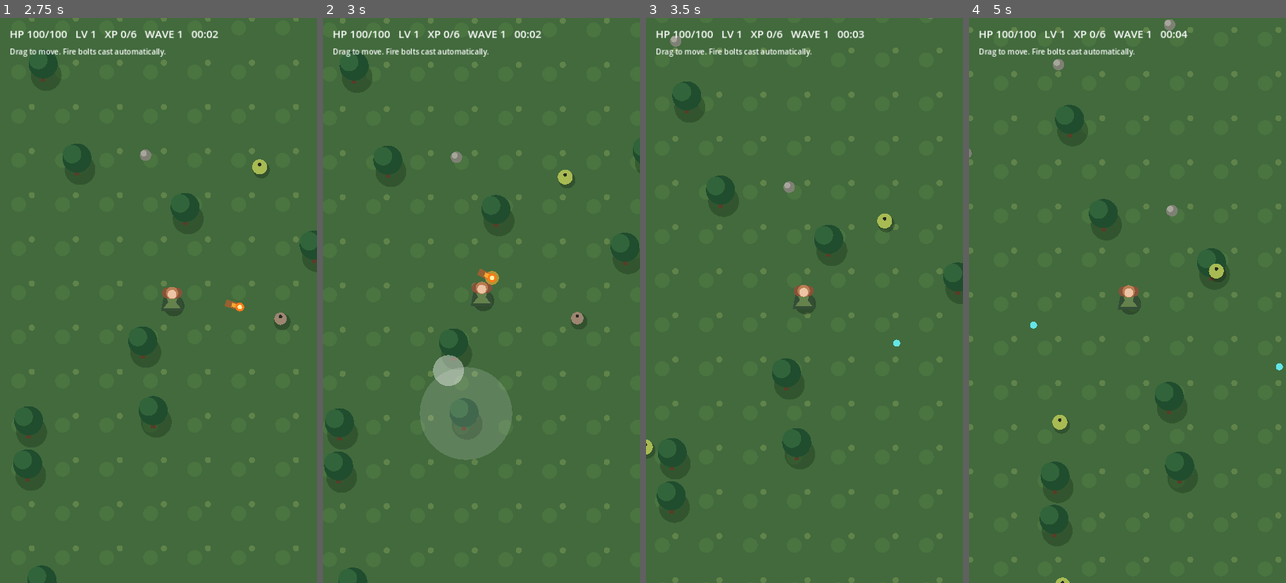
Above: before the commit, frames 1-4 (left to right).
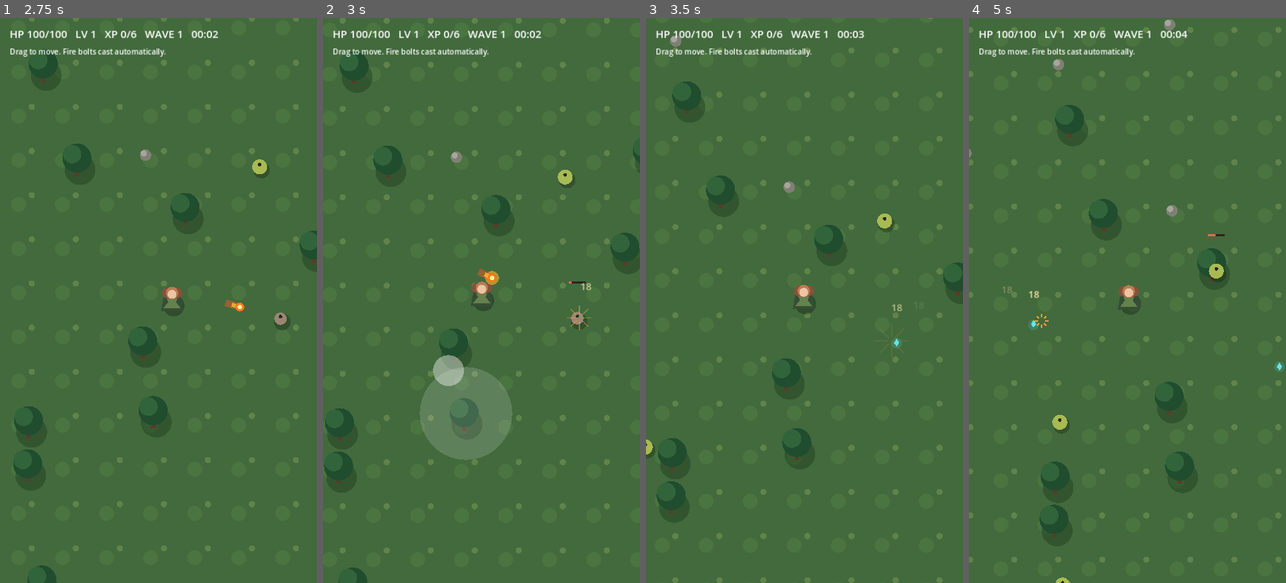
Above: after the commit, the same moments.

Repository: cosmerearchives-creator/dnd-adventurers
Game: Godot game, scene res://scenes/wilderness.tscn
Same seed, same stepped clock (60 frames per second), same inputs: the game is played once before the commit and once after it.
Inputs (mouse positions are in pixels of both pictures, inside the frame that each line leads up to):
- Up to frame 1 (2.75 s): move the mouse to (228, 272) at 0.52 s; hold Right (ui_right) 0.53-1.25 s; click (228, 272) at 0.67 s; drag from (95, 328) to (142, 413) at 1.27 s; move the mouse to (190, 176) at 2.02 s; hold Right (ui_right) from 2.03 s (still down)
- Up to frame 2 (3 s): release Right (ui_right) at 2.75 s; drag from (465, 413) to (386, 215) at 2.77 s
- Up to frame 3 (3.5 s): no input
- Up to frame 4 (5 s): move the mouse to (1222, 385) at 3.52 s; hold Left (ui_left) 3.53-4.25 s; drag from (1032, 215) to (1079, 159) at 4.27 s

Frame 1 is identical in both runs. In frame 2, less than 0.1% of the frame differs, in the area x 76-85%, y 46-56%; in frame 3, less than 0.1%; in frame 4, 0.2%, in the area x 10-100%, y 38-63%.

Commit message:
Add crowd separation, actor depth sorting and combat feedback

Diff:
--- a/game/scripts/wilderness.gd
+++ b/game/scripts/wilderness.gd
@@ -37,6 +37,8 @@
 var upgrade_list: VBoxContainer
 const UPGRADES := ["attack_speed", "move_speed", "dodge", "multishot", "split", "hitbox", "explosion"]
 var enemies: Array[Dictionary] = []
+var damage_popups: Array[Dictionary] = []
+var impacts: Array[Dictionary] = []
 var corpses: Array[Dictionary] = []
 var pickups: Array[Vector2] = []
 var firebolts: Array[Dictionary] = []
@@ -343,6 +345,8 @@
             _spawn_enemy(wave)
         spawn_timer = maxf(0.25, 2.0 - elapsed / 420.0)
     _update_enemies(delta)
+    _separate_enemies()
+    _update_feedback(delta)
     _update_firebolts(delta)
     _update_explosions(delta)
     _auto_attack()
@@ -396,6 +400,28 @@
             enemy["attack_aim"] = offset.normalized() if distance > 0.01 else Vector2.DOWN
             enemy["attack_direction"] = int(round(fposmod(offset.angle() - PI / 2.0, TAU) / (TAU / 8.0))) % 8
 
+func _separate_enemies() -> void:
+    for pass_index in range(3):
+        for i in range(enemies.size()):
+            var a: Dictionary = enemies[i]
+            for j in range(i + 1, enemies.size()):
+                var b: Dictionary = enemies[j]
+                var offset: Vector2 = b["pos"] - a["pos"]
+                var distance := offset.length()
+                var spacing := float(ENEMY_TYPES[a["kind"]]["radius"]) + float(ENEMY_TYPES[b["kind"]]["radius"])
+                if distance < spacing:
+                    var axis := offset / distance if distance > 0.001 else Vector2.RIGHT.rotated(float(i + j))
+                    var push := axis * (spacing - distance) * 0.5
+                    a["pos"] = (a["pos"] - push).clamp(Vector2.ONE * -WORLD_RADIUS, Vector2.ONE * WORLD_RADIUS)
+                    b["pos"] = (b["pos"] + push).clamp(Vector2.ONE * -WORLD_RADIUS, Vector2.ONE * WORLD_RADIUS)
+
+func _update_feedback(delta: float) -> void:
+    for collection in [damage_popups, impacts]:
+        for i in range(collection.size() - 1, -1, -1):
+            collection[i]["age"] = float(collection[i]["age"]) + delta
+            if float(collection[i]["age"]) >= float(collection[i]["duration"]):
+                collection.remove_at(i)
+
 func _auto_attack() -> void:
     if attack_timer > 0.0:
         return
@@ -444,6 +470,7 @@
         return
     target["hp"] = float(target["hp"]) - damage
     target["hurt"] = 0.15
+    damage_popups.append({"pos": target["pos"], "amount": damage, "age": 0.0, "duration": 0.75})
     if float(target["hp"]) <= 0.0:
         var corpse := target.duplicate()
         corpse["dead"] = true
@@ -456,6 +483,7 @@
 
 func _impact_bolt(bolt: Dictionary, target: Dictionary) -> void:
     var point: Vector2 = bolt["pos"]
+    impacts.append({"pos": point, "age": 0.0, "duration": 0.28})
     _damage_enemy(target, player_damage * (0.65 if bolt["child"] else 1.0))
     if explosion_level > 0:
         var radius := 65.0 + 25.0 * float(explosion_level)
@@ -562,33 +590,43 @@
             draw_circle(tree + Vector2(-11, -24), 21.0, Color("#31643a"))
     for pickup in pickups:
         if area.has_point(pickup):
-            draw_circle(pickup, 8.0, Color("#63e5e7"))
+            var bob := Vector2(0, sin(elapsed * 4.0 + pickup.x) * 3.0)
+            draw_circle(pickup, 12.0, Color(0.3, 0.9, 0.9, 0.18))
+            draw_colored_polygon(PackedVector2Array([pickup + bob + Vector2(0,-10), pickup + bob + Vector2(6,0), pickup + bob + Vector2(0,8), pickup + bob + Vector2(-6,0)]), Color("#63e5e7"))
+    var actors: Array[Dictionary] = []
+    actors.append({"pos": player_pos, "player": true})
     for corpse in corpses:
-        _draw_enemy_sprite(corpse)
+        if area.has_point(corpse["pos"]):
+            actors.append(corpse)
     for enemy in enemies:
-        var pos: Vector2 = enemy["pos"]
-        if not area.has_point(pos):
+        if area.has_point(enemy["pos"]):
+            actors.append(enemy)
+    actors.sort_custom(func(a: Dictionary, b: Dictionary) -> bool: return a["pos"].y < b["pos"].y)
+    for actor in actors:
+        if actor.get("player", false):
+            _draw_player_actor()
+        elif actor.get("dead", false):
+            _draw_enemy_sprite(actor)
+        else:
+            _draw_living_enemy(actor)
+    for enemy in enemies:
+        if not area.has_point(enemy["pos"]):
             continue
-        var kind: String = enemy["kind"]
-        var color := Color("#bbd4c4")
-        if kind == "goblin":
-            color = Color("#a8ba52")
-        elif kind == "wolf":
-            color = Color("#9c8571")
-        draw_circle(pos + Vector2(4, 7), 19.0, Color(0.0, 0.0, 0.0, 0.24))
-        if not _draw_enemy_sprite(enemy):
-            draw_circle(pos, float(ENEMY_TYPES[kind]["radius"]), color)
-            draw_circle(pos + Vector2(0, -5), 4.0, Color("#252922"))
-    if not _draw_druid():
-        draw_circle(player_pos + Vector2(4, 12), 24.0, Color(0, 0, 0, 0.28))
-        var cloak := PackedVector2Array([player_pos + Vector2(-18, -14), player_pos + Vector2(18, -14), player_pos + Vector2(25, 24), player_pos + Vector2(-25, 24)])
-        draw_colored_polygon(cloak, Color("#344e36"))
-        var tunic := PackedVector2Array([player_pos + Vector2(-15, -13), player_pos + Vector2(15, -13), player_pos + Vector2(9, 4), player_pos + Vector2(20, 18), player_pos + Vector2(-20, 18), player_pos + Vector2(-9, 4)])
-        draw_colored_polygon(tunic, Color("#65814c"))
-        draw_circle(player_pos + Vector2(-11, -17), 12.0, Color("#865239"))
-        draw_circle(player_pos + Vector2(11, -17), 12.0, Color("#865239"))
-        draw_circle(player_pos + Vector2(0, -17), 14.0, Color("#b87d51"))
-        draw_circle(player_pos + Vector2(0, -14), 10.0, Color("#edc4a5"))
+        var ratio := clampf(float(enemy["hp"]) / float(ENEMY_TYPES[enemy["kind"]]["hp"]), 0.0, 1.0)
+        if ratio < 1.0:
+            var bar: Vector2 = enemy["pos"] - Vector2(19, 83)
+            draw_rect(Rect2(bar, Vector2(38, 5)), Color("#302422"))
+            draw_rect(Rect2(bar, Vector2(38 * ratio, 5)), Color("#e26b50"))
+    for effect in impacts:
+        var t := float(effect["age"]) / float(effect["duration"])
+        var p: Vector2 = effect["pos"]
+        for k in range(8):
+            var d := Vector2.RIGHT.rotated(k * TAU / 8.0)
+            draw_line(p + d * 8, p + d * (12 + 30 * t), Color(1, 0.65, 0.2, 1-t), 3)
+    for popup in damage_popups:
+        var t := float(popup["age"]) / float(popup["duration"])
+        var p: Vector2 = popup["pos"] - Vector2(12, 60 + 38 * t)
+        draw_string(ThemeDB.fallback_font, p, str(roundi(float(popup["amount"]))), HORIZONTAL_ALIGNMENT_LEFT, -1, 22, Color(1, 0.9, 0.65, 1-t))
     if cast_timer > 0.0:
         var hand := _casting_origin(aim_direction)
         draw_circle(hand, 12.0 + 4.0 * sin(elapsed * 30.0), Color("#ffb32b", 0.60))
@@ -612,3 +650,28 @@
         var base := touch_origin + camera.get_screen_center_position() - get_viewport_rect().size / 2.0
         draw_circle(base, TOUCH_RADIUS, Color(1, 1, 1, 0.15))
         draw_circle(base + touch_vector * TOUCH_RADIUS, 35.0, Color(1, 1, 1, 0.4))
+
+func _draw_player_actor() -> void:
+    if not _draw_druid():
+        draw_circle(player_pos + Vector2(4, 12), 24.0, Color(0, 0, 0, 0.28))
+        var cloak := PackedVector2Array([player_pos + Vector2(-18, -14), player_pos + Vector2(18, -14), player_pos + Vector2(25, 24), player_pos + Vector2(-25, 24)])
+        draw_colored_polygon(cloak, Color("#344e36"))
+        var tunic := PackedVector2Array([player_pos + Vector2(-15, -13), player_pos + Vector2(15, -13), player_pos + Vector2(9, 4), player_pos + Vector2(20, 18), player_pos + Vector2(-20, 18), player_pos + Vector2(-9, 4)])
+        draw_colored_polygon(tunic, Color("#65814c"))
+        draw_circle(player_pos + Vector2(-11, -17), 12.0, Color("#865239"))
+        draw_circle(player_pos + Vector2(11, -17), 12.0, Color("#865239"))
+        draw_circle(player_pos + Vector2(0, -17), 14.0, Color("#b87d51"))
+        draw_circle(player_pos + Vector2(0, -14), 10.0, Color("#edc4a5"))
+
+func _draw_living_enemy(enemy: Dictionary) -> void:
+    var pos: Vector2 = enemy["pos"]
+    var kind: String = enemy["kind"]
+    var color := Color("#bbd4c4")
+    if kind == "goblin":
+        color = Color("#a8ba52")
+    elif kind == "wolf":
+        color = Color("#9c8571")
+    draw_circle(pos + Vector2(4, 7), 19.0, Color(0.0, 0.0, 0.0, 0.24))
+    if not _draw_enemy_sprite(enemy):
+        draw_circle(pos, float(ENEMY_TYPES[kind]["radius"]), color)
+        draw_circle(pos + Vector2(0, -5), 4.0, Color("#252922"))
